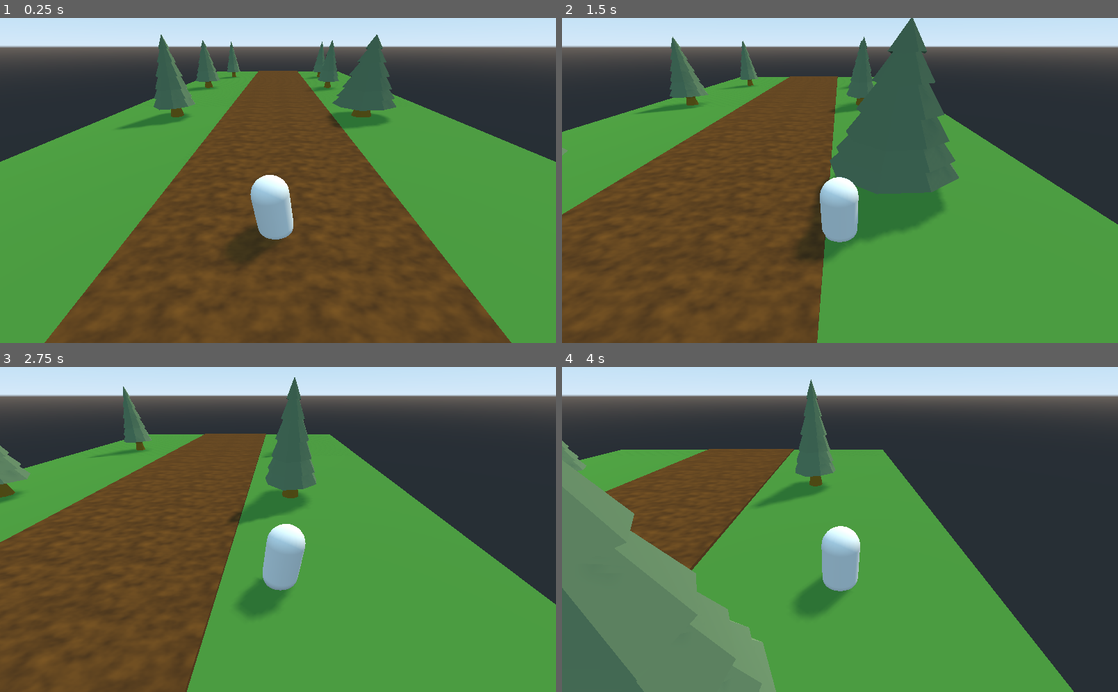
Above: before the commit, frames 1-4 (two rows, left to right).
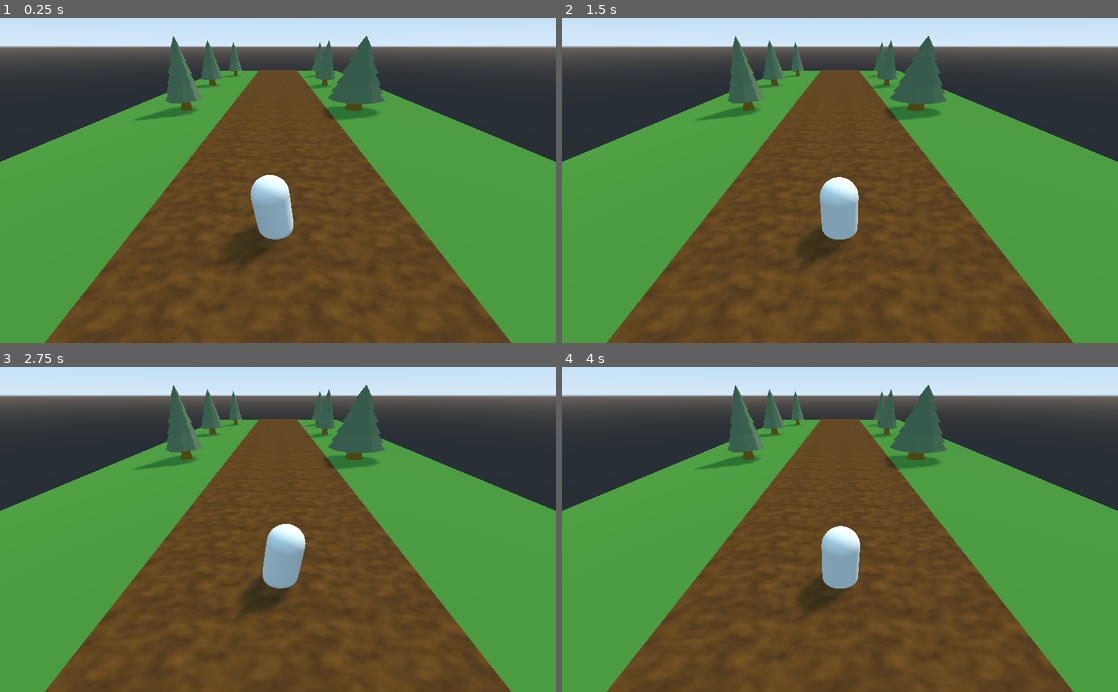
Above: after the commit, the same moments.

Repository: TaaviKodari/2022SyksyKe1830_GodotRunner
Game: Godot game, scene res://Main.tscn
Same seed, same stepped clock (60 frames per second), same inputs: the game is played once before the commit and once after it.
Inputs:
- Up to frame 1 (0.25 s): no input
- Up to frame 2 (1.5 s): hold D (move_right) 0.53-1.28 s; hold A (move_left) from 1.28 s (still down)
- Up to frame 3 (2.75 s): release A (move_left) at 2.03 s; hold D (move_right) from 2.03 s (still down)
- Up to frame 4 (4 s): release D (move_right) at 3.53 s; hold A (move_left) from 3.53 s (still down)

The runs differ from the first frame. In frame 1, 3.1% of the frame differs, in the area x 13-87%, y 5-88%; in frame 2, 44%; in frame 3, 53%; in frame 4, 75%, in the area x 0-100%, y 3-100%.

Commit message:
hypyn teko

Diff:
--- /dev/null
+++ b/Main.gd
@@ -0,0 +1,16 @@
+extends Spatial
+
+
+# Declare member variables here. Examples:
+# var a = 2
+# var b = "text"
+
+
+# Called when the node enters the scene tree for the first time.
+func _ready():
+	pass # Replace with function body.
+
+
+# Called every frame. 'delta' is the elapsed time since the previous frame.
+#func _process(delta):
+#	pass
--- a/Main.tscn
+++ b/Main.tscn
@@ -1,9 +1,11 @@
-[gd_scene load_steps=3 format=2]
+[gd_scene load_steps=4 format=2]
 
 [ext_resource path="res://Player.tscn" type="PackedScene" id=1]
 [ext_resource path="res://RoadStart.tscn" type="PackedScene" id=2]
+[ext_resource path="res://Main.gd" type="Script" id=3]
 
 [node name="Main" type="Spatial"]
+script = ExtResource( 3 )
 
 [node name="RoadStart" parent="." instance=ExtResource( 2 )]
 
--- a/Player.gd
+++ b/Player.gd
@@ -1,6 +1,8 @@
 extends KinematicBody
 
-var run_speed : float = 8.0
+var run_speed : float
+var gravity :float
+var jump_speed : float
 
 var time : float = 0.0
 var step_freq : float = 2.0 #kuinka usein
@@ -9,10 +11,10 @@
 
 onready var body_hinge = $BodyHinge
 
-# Called when the node enters the scene tree for the first time.
-func _ready():
-	pass # Replace with function body.
-
+func setup_jump(length : float, height : float, speed: float):
+	run_speed = speed
+	gravity = 8.0 * height * speed * speed / (length * length)
+	jump_speed = 4.0 * height * speed / length
 
 # Called every frame. 'delta' is the elapsed time since the previous frame.
 #func _process(delta):
--- a/Player.tscn
+++ b/Player.tscn
@@ -1,8 +1,11 @@
-[gd_scene load_steps=3 format=2]
+[gd_scene load_steps=4 format=2]
 
 [ext_resource path="res://Player.gd" type="Script" id=1]
 
 [sub_resource type="CapsuleMesh" id=1]
+radius = 0.5
+
+[sub_resource type="CapsuleShape" id=2]
 radius = 0.5
 
 [node name="Player" type="KinematicBody"]
@@ -17,3 +20,7 @@
 transform = Transform( 1, 8.88178e-16, 0, 0, -4.37114e-08, 1, 0, -1, -4.37114e-08, 0, 0.977664, 0 )
 mesh = SubResource( 1 )
 skeleton = NodePath("../..")
+
+[node name="CollisionShape" type="CollisionShape" parent="."]
+transform = Transform( 1, 0, 0, 0, -4.37114e-08, 1, 0, -1, -4.37114e-08, 0, 1, 0 )
+shape = SubResource( 2 )
